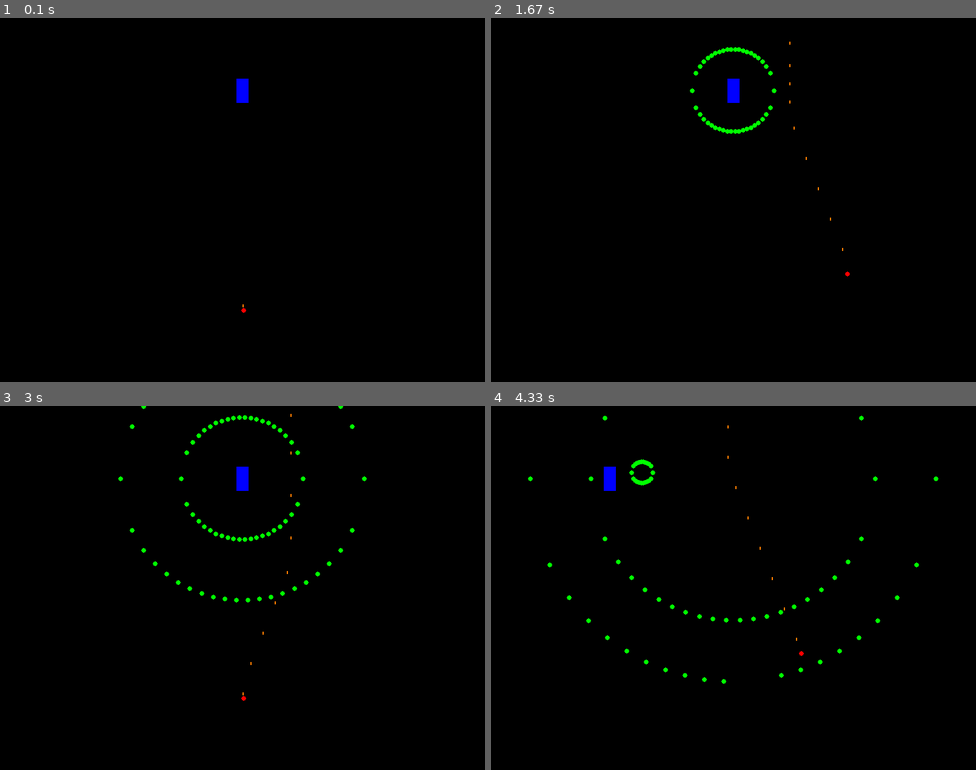
Above: before the commit, frames 1-4 (two rows, left to right).
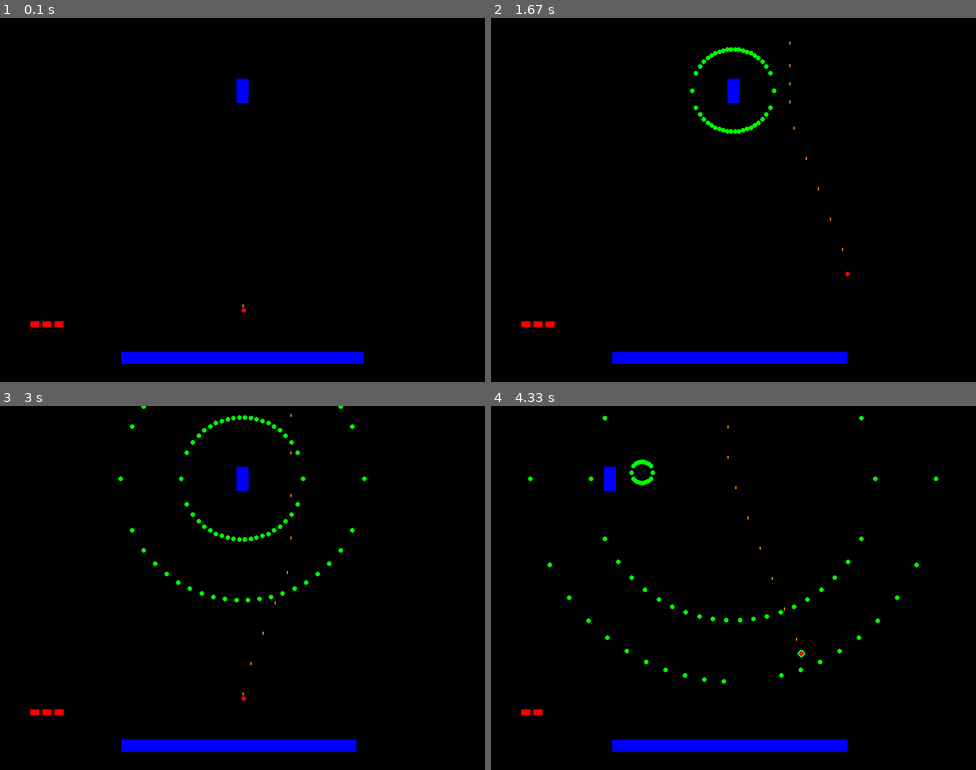
Above: after the commit, the same moments.

Repository: guluc3m/gul-jamon-game-dev-intro
Game: pygame game, started from src/bullet_hell.py
The game is run twice, just before and just after one commit, with the same random seed, the same clock (stepped at 60 frames per second) and the same inputs.
Inputs:
- Up to frame 1 (0.1 s): no input
- Up to frame 2 (1.67 s): hold Right 0.33-0.8 s; hold Up 0.83-1.13 s; hold Right 1.17-1.63 s
- Up to frame 3 (3 s): hold Left 1.67-2.2 s; hold Down 2.23-2.53 s; hold Left 2.57-2.97 s
- Up to frame 4 (4.33 s): hold Up 3-3.37 s; tap A at 3.4 s; hold Right from 3.73 s (still down)

The runs differ from the first frame. In frame 1, 1.8% of the frame differs, in the area x 6-75%, y 83-95%; in frame 2, 1.7%; in frame 3, 1.7%; in frame 4, 1.7%.

Commit message:
add health to entities

Diff:
--- a/src/bullet_hell.py
+++ b/src/bullet_hell.py
@@ -1,7 +1,7 @@
 import pygame
 import sys, os
-root = os.path.dirname(os.path.dirname(os.path.realpath(sys.argv[0])))
-sys.path.append(os.path.join(root, "lib"))
+#root = os.path.dirname(os.path.dirname(os.path.realpath(sys.argv[0])))
+#sys.path.append(os.path.join(root, "lib")) -> Omitible tras instalar el proyecto
 import hitbox
 from controller import ButtonKind
 from pygame_controller import PygameController
@@ -14,7 +14,7 @@
 PLAYER_BEAM_SPEED = 500     # px/second
 PLAYER_SPEED = 200          # px/second
 ENEMY_MAX_HEALTH = 100
-PLAYER_COOLDOWN = 0.5
+PLAYER_COOLDOWN = 1
 
 class DrawHitboxVisitor (hitbox.HitboxVisitor):
     def __init__ (self, surface : pygame.Surface, colour : pygame.Color):
@@ -79,14 +79,23 @@
     def hitbox (self) -> hitbox.Hitbox: return self.__hitbox
 
     def draw (self, surface : pygame.Surface):
+        if self.__cooldown > 0:
+            pygame.draw.circle(surface, pygame.Color(0, 255, 100),
+                               (self.__hitbox.cx, self.__hitbox.cy),
+                               self.__hitbox.r+2)
         pygame.draw.circle(surface, self.__colour,
                            (self.__hitbox.cx, self.__hitbox.cy),
                            self.__hitbox.r)
+        for i in range(self.__health):
+            pygame.draw.rect(surface, self.__colour,
+                             pygame.Rect((50+20*i, 500), (15, 10)))
+
 
     def move (self, x : float, y : float, dt : float):
         self.__hitbox.move(x * PLAYER_SPEED * dt, y * PLAYER_SPEED * dt)
         if self.__cooldown > 0:
-            self.__cooldown = max(0, self.__cooldown - dt)
+            self.__cooldown = 0 if self.__cooldown - dt <= 0 else self.__cooldown - dt
+
 
     def getBeams (self, dt : float) -> list[Beam]:
         beams = []
@@ -176,6 +185,9 @@
         pygame.draw.rect(surface, self.__colour,
                          pygame.Rect((self.__hitbox.x, self.__hitbox.y),
                                      (self.__hitbox.w, self.__hitbox.h)))
+        for i in range(self.__health):
+            pygame.draw.rect(surface, self.__colour,
+                             pygame.Rect((200+i*4, 550), (4, 20)))
 
     def __circlePattern (self,
                          hitbox_maker,
@@ -271,6 +283,8 @@
         pygame.quit()
 
     def update (self):
+        if self.player.health < 0 or self.enemy.health < 0:
+            pygame.quit()
         dt = 1 / self.fps
         self.player.move(*self.controller.getJoystick(), dt)
         self.ebeams += self.enemy.update(dt)
--- a/src/collisions.py
+++ b/src/collisions.py
@@ -1,7 +1,7 @@
 import pygame
 import sys, os
-root = os.path.dirname(os.path.dirname(os.path.realpath(sys.argv[0])))
-sys.path.append(os.path.join(root, "lib"))
+#root = os.path.dirname(os.path.dirname(os.path.realpath(sys.argv[0])))
+#sys.path.append(os.path.join(root, "lib"))
 import hitbox
 from controller import ButtonKind
 from pygame_controller import PygameController
